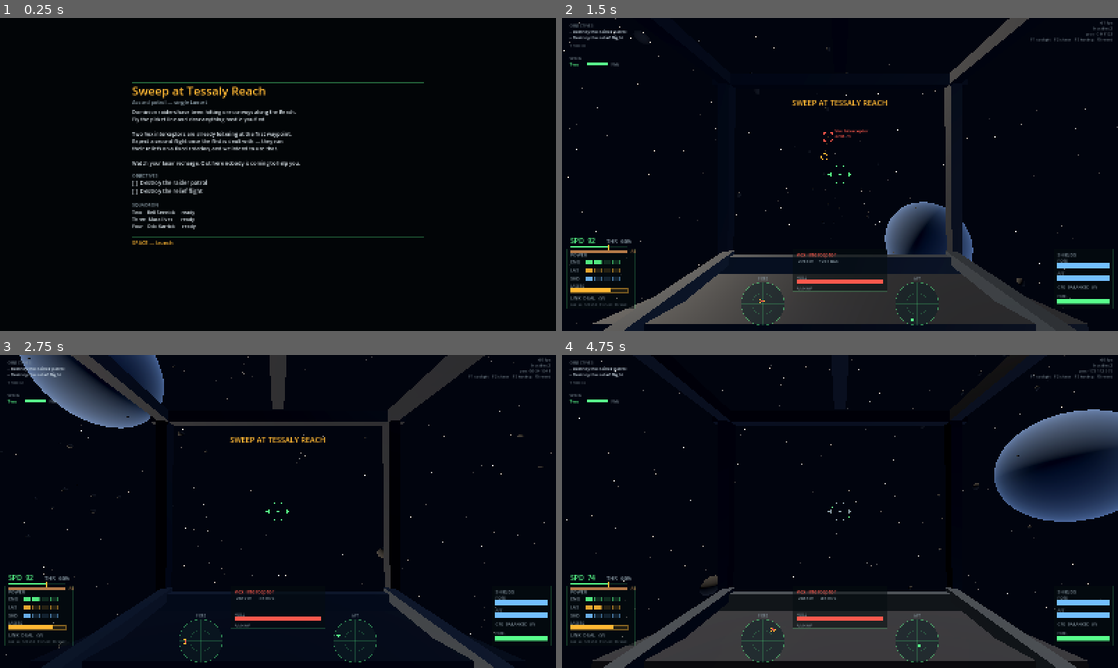
Above: before the commit, frames 1-4 (two rows, left to right).
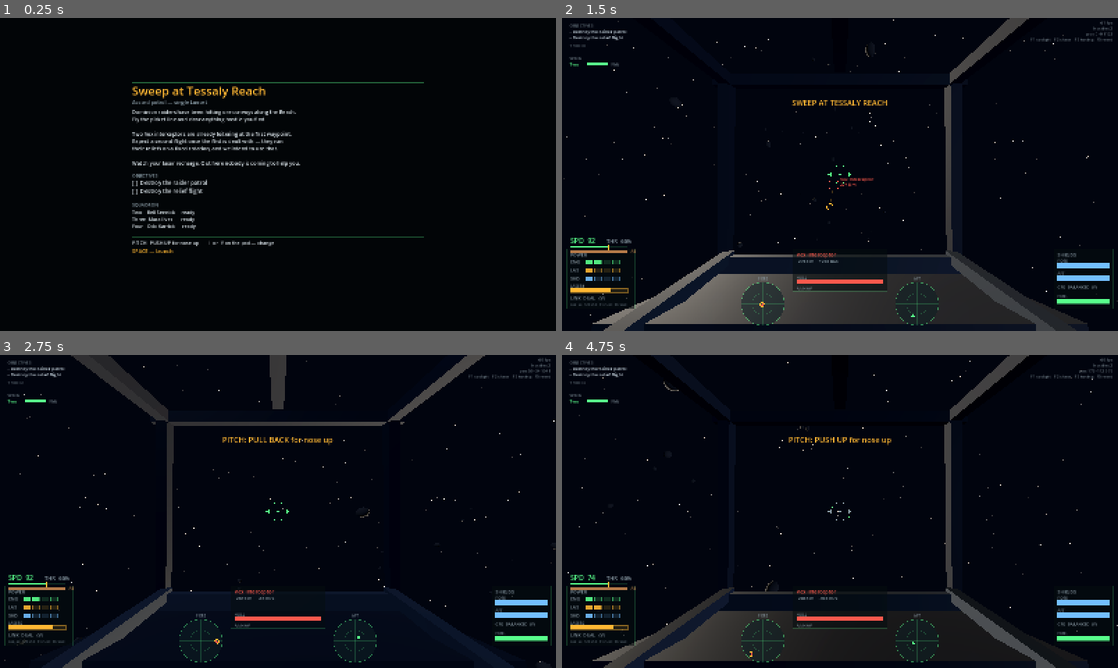
Above: after the commit, the same moments.

Repository: halvar20000/coldstar
Game: Godot game, scene res://scenes/main.tscn
Same seed, same stepped clock (60 frames per second), same inputs: the game is played once before the commit and once after it.
Inputs (mouse positions are in pixels of both pictures, inside the frame that each line leads up to):
- Up to frame 1 (0.25 s): no input
- Up to frame 2 (1.5 s): tap Enter at 0.5 s; move the mouse to (962, 158) at 0.52 s; hold Right (roll_right) 0.53-1.28 s; hold Space (fire) 0.53-1.28 s; click (962, 158) at 0.67 s; tap R (target_nearest) at 0.8, 1.35 s; move the mouse to (728, 190) at 1.27 s; hold Up (pitch_down, bound only before the commit) from 1.28 s (still down)
- Up to frame 3 (2.75 s): tap T (target_next) at 1.55 s; move the mouse to (333, 442) at 2.02 s; release Up (pitch_down, bound only before the commit) at 2.03 s; hold Right (roll_right) from 2.03 s (still down); hold T (target_next) from 2.03 s (still down); tap I (toggle_invert, bound only after the commit) at 2.3 s
- Up to frame 4 (4.75 s): move the mouse to (812, 574) at 2.77 s; release Right (roll_right) at 2.78 s; release T (target_next) at 2.78 s; hold A (laser_up) 2.78-3.53 s; tap I (toggle_invert, bound only after the commit) at 2.85 s; click (812, 574) at 2.92 s; tap Enter at 3.05, 3.6 s; move the mouse to (1006, 558) at 3.52 s; hold Left (roll_left) from 3.53 s (still down); tap N at 3.8, 4.35 s; move the mouse to (673, 464) at 4.27 s; tap Space (fire) at 4.55 s

The runs differ from the first frame. In frame 1, 0.3% of the frame differs, in the area x 23-50%, y 71-76%; in frame 2, 2.0%; in frame 3, 8.2%; in frame 4, 17%, in the area x 0-100%, y 0-100%.

Commit message:
Pitch inversion is a saved preference, defaulting to non-inverted
It was a tuning-panel checkbox that reset every launch, which is not an option,
it is a nuisance. Now a Settings autoload persisted to user://settings.json.

- Defaults to push-up-for-nose-up; sim-standard inversion is one keypress away
- Toggle with I in flight or on the briefing, Y on the briefing from the pad,
  or LB + d-pad up in flight; the briefing states the current setting
- Briefing is now fully pad-drivable: A launches, B continues, Y flips pitch
- Pitch actions renamed pitch_back/pitch_forward after the stick direction
  rather than the result, since the result is what the preference decides
- Pad test covers both settings and that the preference survives a reload

Co-Authored-By: Claude Opus 5 <noreply@anthropic.com>

Diff:
--- a/project.godot
+++ b/project.godot
@@ -15,6 +15,7 @@
 
 InputSetup="*res://scripts/input_setup.gd"
 Combat="*res://scripts/combat.gd"
+Settings="*res://scripts/settings.gd"
 
 [display]
 
--- a/scripts/input_setup.gd
+++ b/scripts/input_setup.gd
@@ -16,10 +16,11 @@
 ## rudder, right stick Y is the throttle lever, the d-pad is the reactor.
 const BINDINGS := {
 	# --- flight ---
-	# Pitch is inverted by default (pull back = nose up), the sim convention.
-	# Flip it live in the tuning panel (F3) if you'd rather fly nose-follows-key.
-	"pitch_up":    [[K, KEY_DOWN],  [AXIS, JOY_AXIS_LEFT_Y, 1.0]],
-	"pitch_down":  [[K, KEY_UP],    [AXIS, JOY_AXIS_LEFT_Y, -1.0]],
+	# Named for the stick direction, not the result. Whether pulling back raises
+	# or lowers the nose is Settings.invert_pitch: saved between sessions, and
+	# toggled with I (briefing or in flight) or from the F3 panel.
+	"pitch_back":    [[K, KEY_DOWN],  [AXIS, JOY_AXIS_LEFT_Y, 1.0]],
+	"pitch_forward": [[K, KEY_UP],    [AXIS, JOY_AXIS_LEFT_Y, -1.0]],
 	"roll_left":   [[K, KEY_LEFT],  [AXIS, JOY_AXIS_LEFT_X, -1.0]],
 	"roll_right":  [[K, KEY_RIGHT], [AXIS, JOY_AXIS_LEFT_X, 1.0]],
 	"yaw_left":    [[K, KEY_COMMA], [AXIS, JOY_AXIS_RIGHT_X, -1.0]],
@@ -72,6 +73,7 @@
 	"view_chase":   [[K, KEY_F2]],
 	"view_toggle":  [[BTN, JOY_BUTTON_BACK]],
 	"view_tuning":  [[K, KEY_F3]],
+	"toggle_invert":[[K, KEY_I]],
 	"scenario_reset":[[K, KEY_F5], [BTN, JOY_BUTTON_START]],
 	"quit":         [[K, KEY_ESCAPE]],
 }
--- a/scripts/main.gd
+++ b/scripts/main.gd
@@ -198,6 +198,7 @@
 	runner.announce.connect(func(text: String, secs: float) -> void: hud.message(text, secs))
 	player.damaged.connect(func(_s, _a, _f) -> void: hud.flash_damage())
 	player.wing_command.connect(func(cmd: AIFighter.WingOrder) -> void: runner.command_wing(cmd, player))
+	player.invert_toggled.connect(_announce_pitch)
 
 	starfield = Starfield.new()
 	add_child(starfield)
@@ -307,10 +308,19 @@
 		_set_view(false)
 	elif event.is_action("view_toggle"):
 		_set_view(not _cockpit_view)
+	elif event.is_action("toggle_invert"):
+		_announce_pitch()
 	elif event.is_action("view_tuning"):
 		tuning.visible = not tuning.visible
 	elif event.is_action("scenario_reset"):
 		_launch()
+
+## Say out loud what the setting now is. A silent inversion toggle is how you
+## end up flying a whole mission fighting your own controls.
+func _announce_pitch() -> void:
+	Settings.toggle_invert_pitch()
+	if hud != null:
+		hud.message("PITCH: %s" % Settings.pitch_label(), 3.0)
 
 func _set_view(cockpit_view: bool) -> void:
 	_cockpit_view = cockpit_view
--- a/scripts/pad_test.gd
+++ b/scripts/pad_test.gd
@@ -17,11 +17,29 @@
 		await get_tree().physics_frame
 	print("--- pad test (synthetic Xbox-layout events) ---")
 
+	# Pitch is a preference, so both settings get tested rather than whichever
+	# one happens to be saved on this machine.
+	var saved_invert := Settings.invert_pitch
+
+	Settings.set_invert_pitch(false)
 	await _axis(JOY_AXIS_LEFT_Y, 1.0)
-	_check("stick back  -> nose up", player.flight.pitch_cmd > 0.5, player.flight.pitch_cmd)
+	_check("normal: stick back -> nose down", player.flight.pitch_cmd < -0.5, player.flight.pitch_cmd)
 	await _axis(JOY_AXIS_LEFT_Y, -1.0)
-	_check("stick fwd   -> nose down", player.flight.pitch_cmd < -0.5, player.flight.pitch_cmd)
+	_check("normal: stick fwd  -> nose up", player.flight.pitch_cmd > 0.5, player.flight.pitch_cmd)
+
+	Settings.set_invert_pitch(true)
+	await _axis(JOY_AXIS_LEFT_Y, 1.0)
+	_check("inverted: stick back -> nose up", player.flight.pitch_cmd > 0.5, player.flight.pitch_cmd)
+	await _axis(JOY_AXIS_LEFT_Y, -1.0)
+	_check("inverted: stick fwd  -> nose down", player.flight.pitch_cmd < -0.5, player.flight.pitch_cmd)
 	await _axis(JOY_AXIS_LEFT_Y, 0.0)
+
+	# The whole point is that it survives a restart.
+	Settings.set_invert_pitch(true)
+	Settings.invert_pitch = false
+	Settings.load_settings()
+	_check("preference survives a reload", Settings.invert_pitch, Settings.invert_pitch)
+	Settings.set_invert_pitch(saved_invert)
 
 	await _axis(JOY_AXIS_LEFT_X, 1.0)
 	_check("stick right -> roll right", player.flight.roll_cmd > 0.5, player.flight.roll_cmd)
--- a/scripts/player_ship.gd
+++ b/scripts/player_ship.gd
@@ -5,10 +5,10 @@
 
 signal target_changed(t: Ship)
 signal wing_command(cmd: AIFighter.WingOrder)
+signal invert_toggled()
 
 var target: Ship = null
 var throttle_input := 0.66
-var invert_pitch := true
 ## When true the stick is ignored and flight commands come from outside — used
 ## by the headless self-test, and later by autopilot / cutscene flight.
 var autopilot := false
@@ -38,10 +38,9 @@
 const PAD_THROTTLE_RATE := 0.55    # full sweep in a bit under two seconds
 
 func _read_stick(dt: float) -> void:
-	var pitch := Input.get_action_strength("pitch_up") - Input.get_action_strength("pitch_down")
-	if not invert_pitch:
-		pitch = -pitch
-	flight.pitch_cmd = pitch
+	# Positive means "stick pulled back". The preference decides what that does.
+	var stick_back := Input.get_action_strength("pitch_back") - Input.get_action_strength("pitch_forward")
+	flight.pitch_cmd = stick_back if Settings.invert_pitch else -stick_back
 	flight.roll_cmd = Input.get_action_strength("roll_right") - Input.get_action_strength("roll_left")
 	flight.yaw_cmd = Input.get_action_strength("yaw_right") - Input.get_action_strength("yaw_left")
 	afterburner = Input.is_action_pressed("afterburner") and ab_fuel > 0.0
@@ -126,6 +125,11 @@
 	if cmd >= 0:
 		_wing_menu_used = true
 		wing_command.emit(cmd as AIFighter.WingOrder)
+		return
+	# LB + d-pad up: the pitch preference without reaching for the keyboard.
+	if event.is_action("laser_up"):
+		_wing_menu_used = true
+		invert_toggled.emit()
 
 func _set_target(t: Ship) -> void:
 	target = t
--- /dev/null
+++ b/scripts/settings.gd
@@ -0,0 +1,53 @@
+extends Node
+## Player preferences that outlive a session. Autoloaded as `Settings`.
+##
+## Pitch inversion lives here rather than on the ship because it is a property
+## of the person flying, not of the craft — and because having to re-tick a box
+## every launch is not an option, it is a nuisance.
+
+const SAVE_PATH := "user://settings.json"
+
+signal changed()
+
+## false = press up / push forward for nose up (what most people expect)
+## true  = pull back for nose up (the flight-sim convention)
+var invert_pitch := false
+
+func _ready() -> void:
+	load_settings()
+
+func load_settings() -> void:
+	if not FileAccess.file_exists(SAVE_PATH):
+		return
+	var f := FileAccess.open(SAVE_PATH, FileAccess.READ)
+	if f == null:
+		return
+	var parsed: Variant = JSON.parse_string(f.get_as_text())
+	f.close()
+	if typeof(parsed) != TYPE_DICTIONARY:
+		return
+	var data: Dictionary = parsed
+	invert_pitch = data.get("invert_pitch", invert_pitch)
+
+func save_settings() -> void:
+	var f := FileAccess.open(SAVE_PATH, FileAccess.WRITE)
+	if f == null:
+		push_warning("could not write settings")
+		return
+	f.store_string(JSON.stringify({"invert_pitch": invert_pitch}, "  "))
+	f.close()
+
+func set_invert_pitch(value: bool) -> void:
+	if invert_pitch == value:
+		return
+	invert_pitch = value
+	save_settings()
+	changed.emit()
+
+func toggle_invert_pitch() -> bool:
+	set_invert_pitch(not invert_pitch)
+	return invert_pitch
+
+## How to describe the current setting in one line, on screen.
+func pitch_label() -> String:
+	return "PULL BACK for nose up" if invert_pitch else "PUSH UP for nose up"
--- a/scripts/tuning_panel.gd
+++ b/scripts/tuning_panel.gd
@@ -29,13 +29,14 @@
 	_slider(box, "Inertia response", "inertia_response", 0.3, 14.0)
 
 	var inv := CheckBox.new()
-	inv.text = "Invert pitch (pull back = nose up)"
-	inv.button_pressed = player.invert_pitch
-	inv.toggled.connect(func(v: bool) -> void: player.invert_pitch = v)
+	inv.text = "Invert pitch (pull back = nose up)   [I]"
+	inv.button_pressed = Settings.invert_pitch
+	inv.toggled.connect(func(v: bool) -> void: Settings.set_invert_pitch(v))
+	Settings.changed.connect(func() -> void: inv.button_pressed = Settings.invert_pitch)
 	box.add_child(inv)
 
 	var hint := Label.new()
-	hint.text = "Changes apply immediately and are not saved.\nCopy good numbers into data/lancet.tres."
+	hint.text = "Flight numbers apply immediately and are not saved.\nCopy good ones into data/lancet.tres. Pitch inversion IS saved."
 	hint.add_theme_font_size_override("font_size", 11)
 	box.add_child(hint)
 	visible = false
--- a/scripts/ui/briefing.gd
+++ b/scripts/ui/briefing.gd
@@ -60,16 +60,23 @@
 	size = get_viewport_rect().size
 	queue_redraw()
 
-func _unhandled_key_input(event: InputEvent) -> void:
+## Everything here works from the pad as well as the keyboard: A launches,
+## B continues, Y flips the pitch setting. Nobody should have to put the
+## controller down to get out of the briefing.
+func _unhandled_input(event: InputEvent) -> void:
 	if not visible or not event.is_pressed() or event.is_echo():
 		return
 	var key := event as InputEventKey
-	if key == null:
-		return
-	if key.physical_keycode == KEY_SPACE or key.physical_keycode == KEY_ENTER:
+	var code := key.physical_keycode if key != null else 0
+
+	if code == KEY_SPACE or code == KEY_ENTER or event.is_action_pressed("fire"):
 		launch_requested.emit()
 		get_viewport().set_input_as_handled()
-	elif mode == Mode.DEBRIEF and key.physical_keycode == KEY_N:
+	elif code == KEY_I or event.is_action_pressed("target_nearest"):
+		Settings.toggle_invert_pitch()
+		queue_redraw()
+		get_viewport().set_input_as_handled()
+	elif mode == Mode.DEBRIEF and (code == KEY_N or event.is_action_pressed("target_next")):
 		next_mission_requested.emit()
 		get_viewport().set_input_as_handled()
 
@@ -132,6 +139,9 @@
 		y += 26
 
 	draw_line(Vector2(x, y - 4), Vector2(x + w, y - 4), Color(GREEN, 0.25), 1.0)
+	_text(Vector2(x, y + 18), "PITCH   %s        I  or  Y on the pad — change" % Settings.pitch_label(),
+		Color(0.86, 0.90, 0.92), 14)
+	y += 24
 	var footer := "SPACE — launch"
 	if debrief:
 		footer = "SPACE — fly it again      N — accept and continue      ESC — quit"
Not shown, added: scripts/settings.gd.uid
Not shown, added: tools/test_campaign.gd.uid
Not shown, changed: CLAUDE.md
Not shown, changed: README.md
